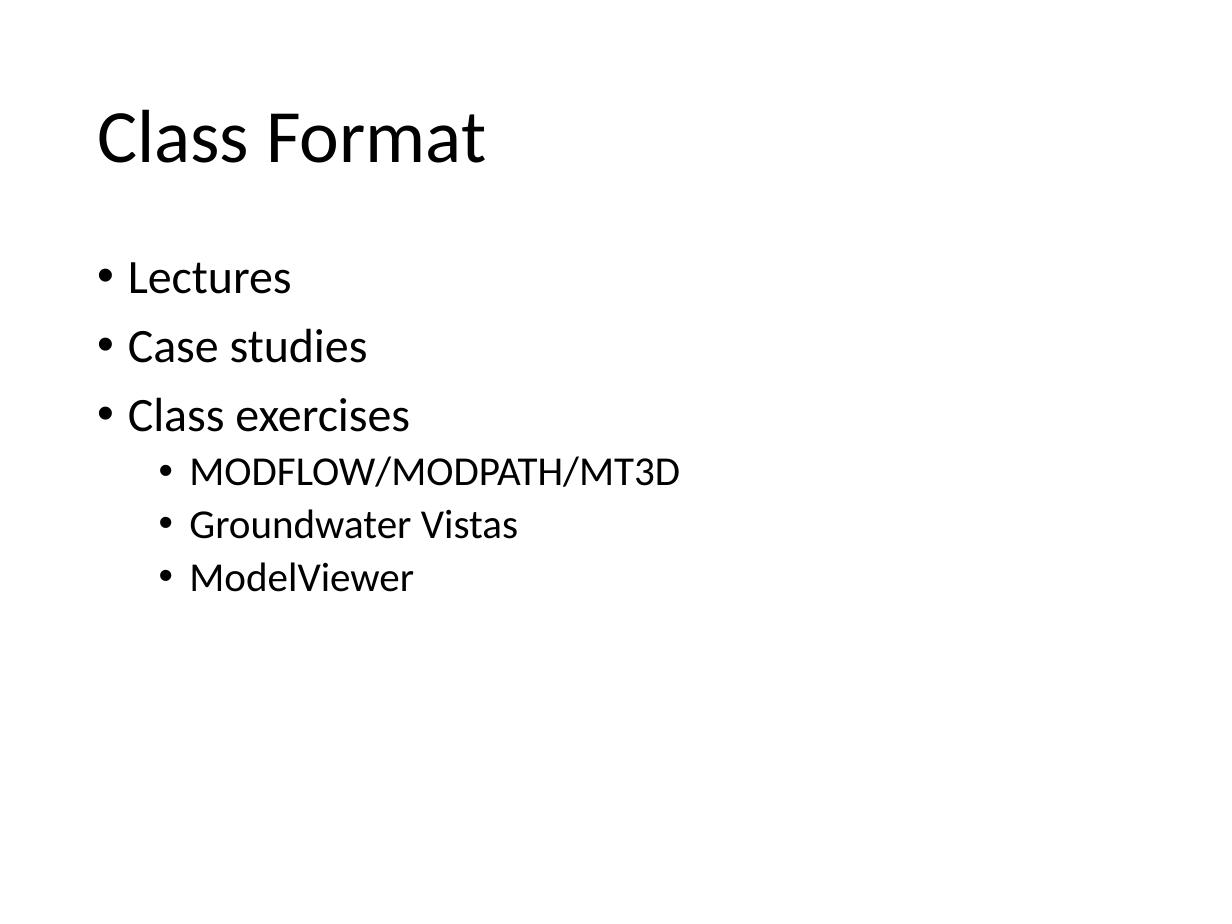
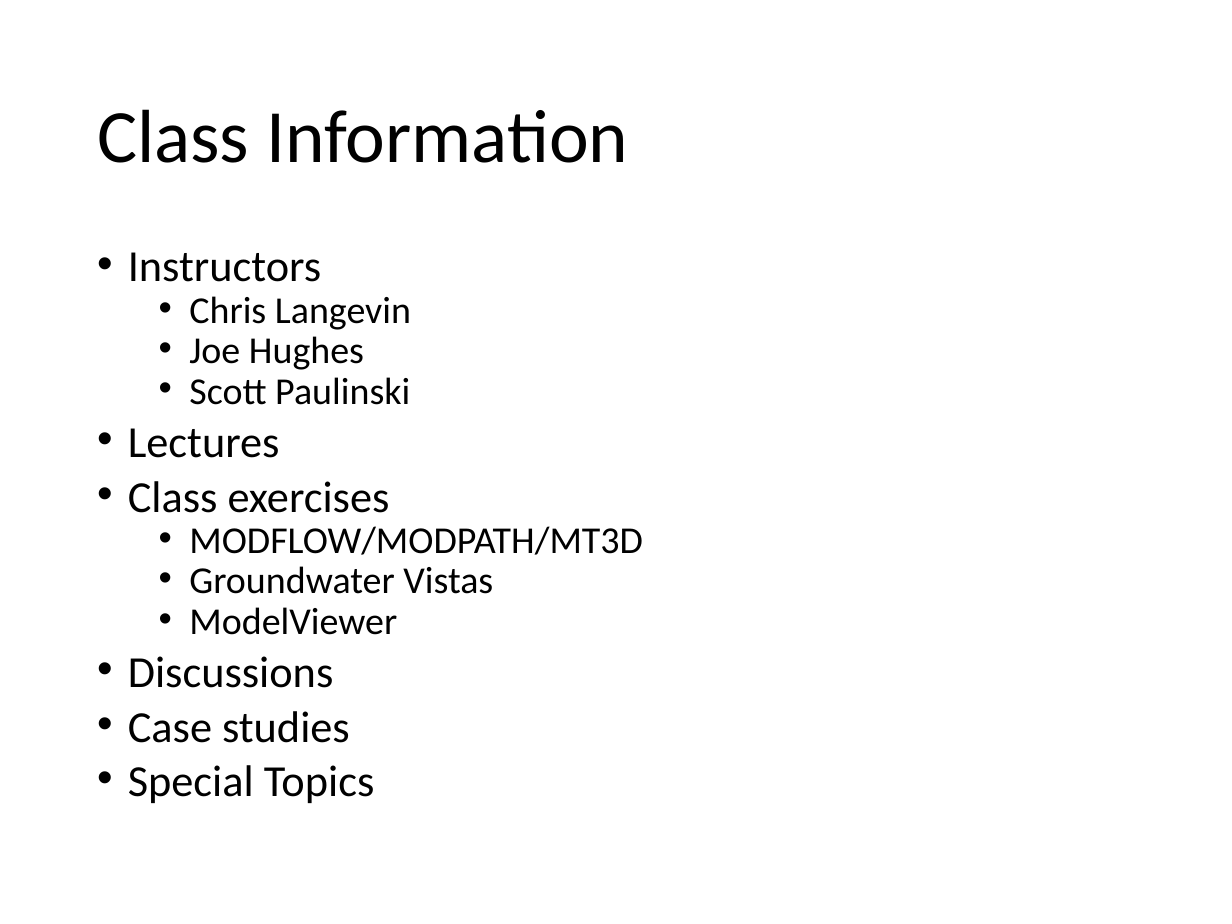
Before and after one commit to behroozetebari/navy2018_classrepo, a slide deck: slide 2 of presentations/Lecture00_Class_Introduction.pptx. Drawn at 1232x924 pixels with LibreOffice and Linux fonts; fonts in the diff are those of the drawing. Boxes give left, top, right and bottom in pixels: in the first picture for what was removed or moved away, otherwise in the second. Text is boxed around its words. In the diff, an @@ line names an element or a change of style, - is before the commit and + after.

Commit message:
Updated the class introduction presentation

```diff
--- a/presentations/Lecture00_Class_Introduction.pptx
+++ b/presentations/Lecture00_Class_Introduction.pptx
@@ title at <box>97,109,628,163</box>: text changed @@
-Class Format
+Class Information
@@ text at <box>128,252,411,405</box>: paragraphs added @@
+• Instructors
+  • Chris Langevin
+  • Joe Hughes
+  • Scott Paulinski
@@ text at <box>128,328,368,363</box>: paragraph removed @@
-• Case studies
@@ text at <box>128,428,643,635</box>: size 28 to 25.9 pt in "Lectures", "Class exercises"; size 24 to 22.2 pt in "MODFLOW/MODPATH/MT3D", "Groundwater Vistas", "ModelViewer"; line spacing 0.9 to 0.7 @@
@@ text at <box>128,656,375,803</box>: paragraphs added @@
+• Discussions
+• Case studies
+• Special Topics
```
Also in this commit, not shown: 1 other slide changed, 6 slides added, 2 slides removed.
